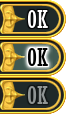
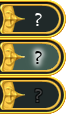
Comparing the layer stacks of the two 66 x 114 images. Changes:
renamed "Layer Group" to "Old", hid the group it (11 layers) over [21, 8, 53, 106]
moved "Layer Group copy" into group "Old" over [26, 47, 49, 67]
moved "OK" into group "Layer Group #1" over [27, 10, 48, 28]
moved "Glow" into group "Layer Group #1" over [26, 8, 50, 30]
moved "Glow #2" into group "Layer Group #1" over [21, 44, 53, 70]
moved "Layer Group copy #1" into group "Old" over [26, 84, 50, 106]
added group "Layer Group copy #2" with 5 layers above "shkn_d02.png" over [25, 13, 52, 103]
added layer "?" in group "Layer Group copy #2" over [35, 13, 42, 26]
added layer "? #1" in group "Layer Group copy #2" over [35, 51, 42, 64]
added layer "Glow #4" in group "Layer Group copy #2" over [25, 43, 52, 72]
added layer "Glow #5" in group "Layer Group copy #2" over [34, 88, 43, 103]
added layer "? #2" in group "Layer Group copy #2" over [35, 89, 42, 102]
